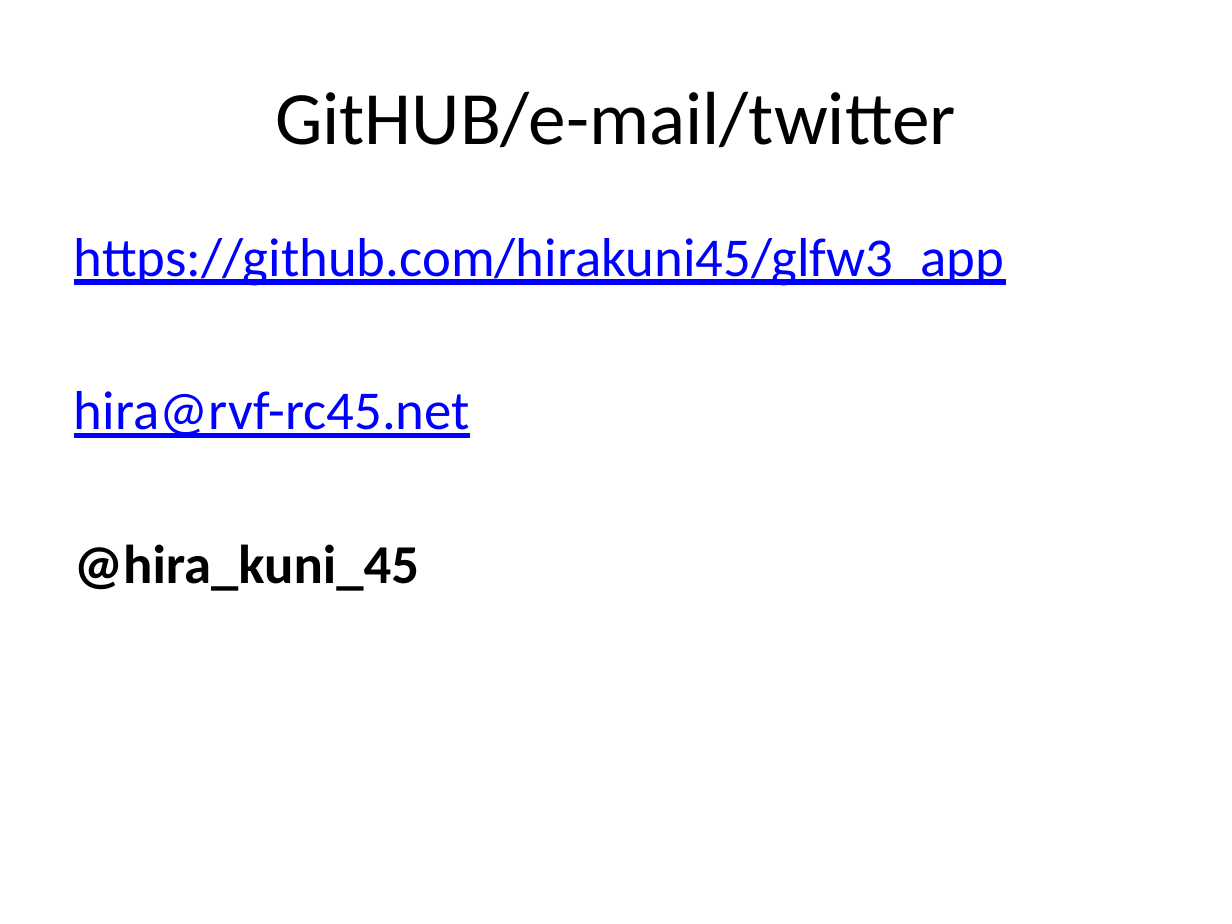
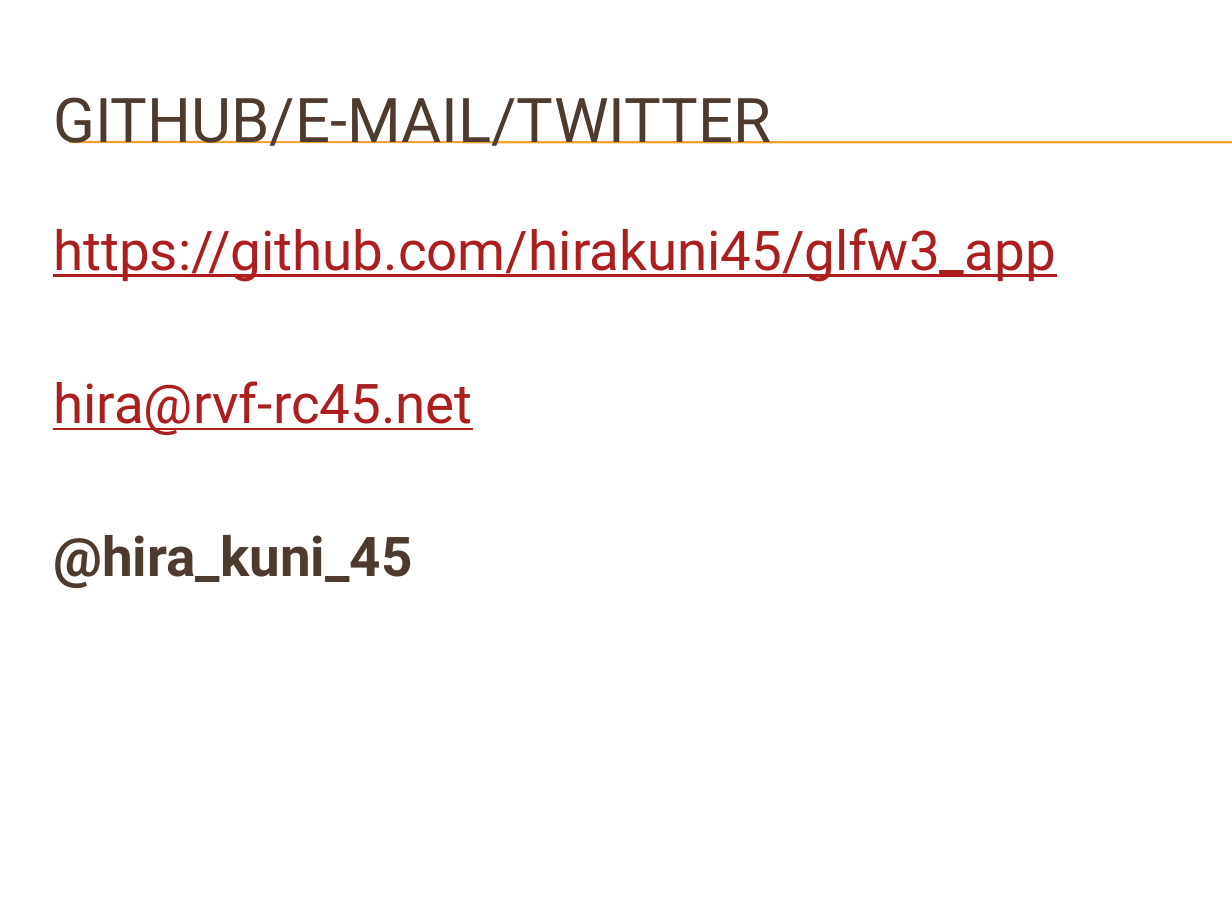
Before and after one commit to hirakuni45/glfw3_app, a slide deck: slide 8 of glfw3_app/docs/GLFW3_OpenGL_GUI.pptx. Drawn at 1232x924 pixels with LibreOffice and Linux fonts; fonts in the diff are those of the drawing; background and template pictures are left out. Boxes give left, top, right and bottom in pixels: in the first picture for what was removed or moved away, otherwise in the second. Text is boxed around its words. In the diff, an @@ line names an element or a change of style, - is before the commit and + after.

```diff
--- a/glfw3_app/docs/GLFW3_OpenGL_GUI.pptx
+++ b/glfw3_app/docs/GLFW3_OpenGL_GUI.pptx
@@ title at (53,97,771,146): text changed; size 44 to 36 pt; font Calibri to Roboto; text colour #000000 to #4E3B30 @@
-GitHUB/e-mail/twitter
+GITHUB/E-MAIL/TWITTER
@@ line added from (69, 142) to (1232, 142), #F0A22E 0.75 pt @@
@@ line added from (69, 143) to (1232, 143), #F0A22E 0.75 pt @@
@@ text "https://github.com/hirakuni45/glfw3_app": place and size @@
-text "https://github.com/hirakuni45/glfw3_app" at (74,238,1004,591)
+text "https://github.com/hirakuni45/glfw3_app" at (53,228,1056,588)
@@ text "https://github.com/hirakuni45/glfw3_app" at (53,228,1056,588): font Calibri to Roboto; text colour #0000FF to #AD1F1F in "https://github.com/hirakuni45/glfw3_app", "hira@rvf-rc45.net"; text colour #000000 to #4E3B30 in "@hira_kuni_45" @@
```
Also in this commit, not shown: 36 other slides changed, 2 other files.
